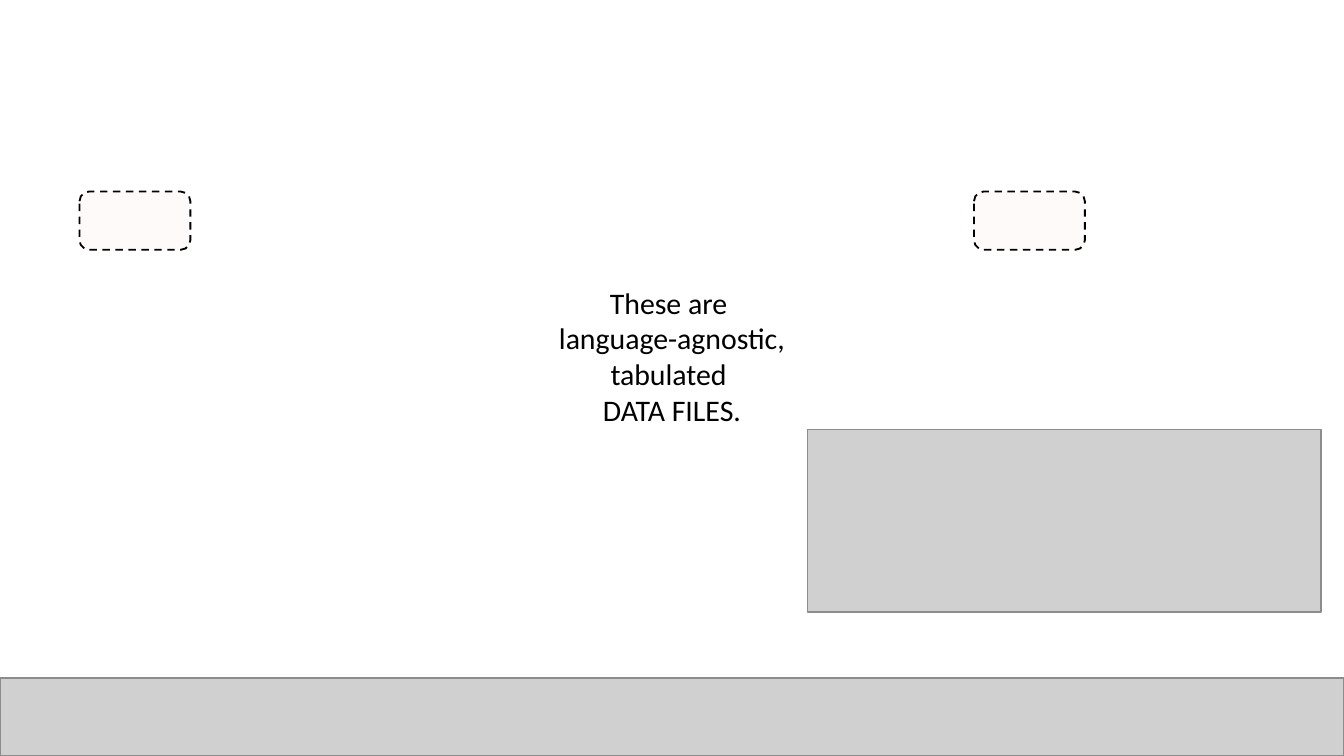
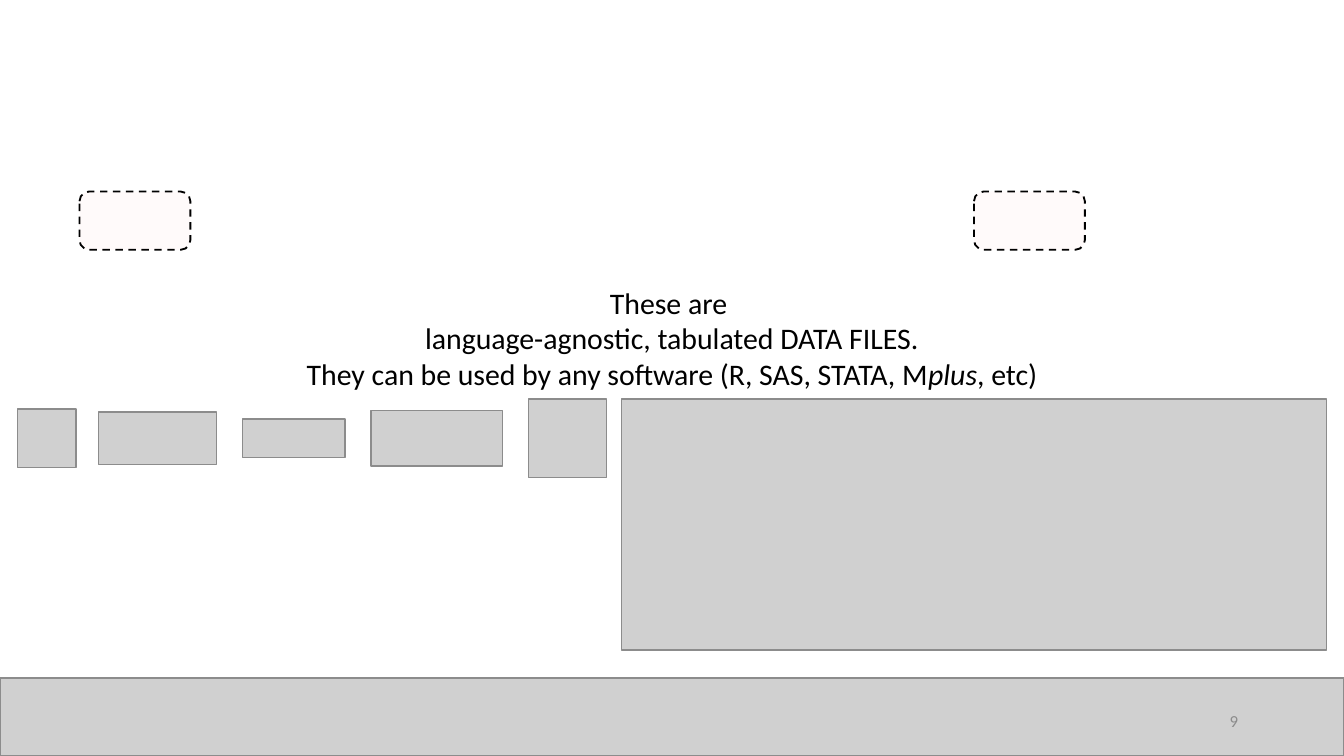
Before and after one commit to IALSA/IALSA-2015-Portland, a slide deck: slide 9 of pubs/2016-talks/2016-06-09-cpa/ppt/koval-etal-2016-06-10-cpa.pptx. Drawn at 1344x756 pixels with LibreOffice and Linux fonts; fonts in the diff are those of the drawing; grey boxes stand for pictures; background and template pictures are left out. Boxes give left, top, right and bottom in pixels: in the first picture for what was removed or moved away, otherwise in the second. Text is boxed around its words. In the diff, an @@ line names an element or a change of style, - is before the commit and + after.

Commit message:
update

```diff
--- a/pubs/2016-talks/2016-06-09-cpa/ppt/koval-etal-2016-06-10-cpa.pptx
+++ b/pubs/2016-talks/2016-06-09-cpa/ppt/koval-etal-2016-06-10-cpa.pptx
@@ text at (307, 328, 1037, 390): text changed @@
-language-agnostic,
-tabulated
-DATA FILES.
+language-agnostic, tabulated DATA FILES.
+They can be used by any software (R, SAS, STATA, Mplus, etc)
@@ group added at (17, 399, 606, 477): 5 pictures @@
@@ picture: place and size @@
-picture at (808, 430, 1321, 613)
+picture at (621, 399, 1327, 650)
@@ page number added at (1230, 716, 1239, 727), 9 pt, text #8C8C8C @@
+9
```
Also in this commit, not shown: 32 other slides changed.
